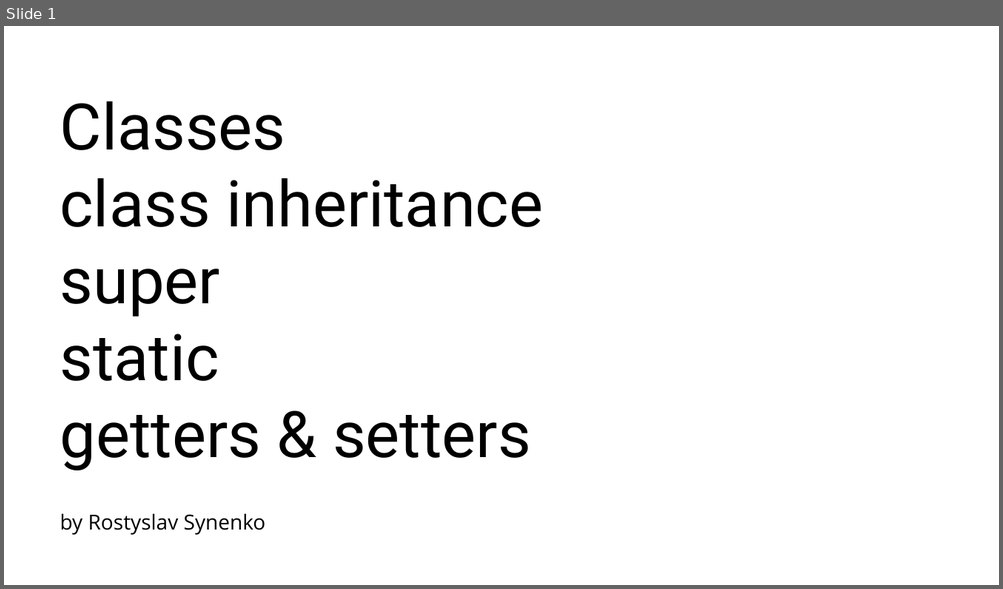
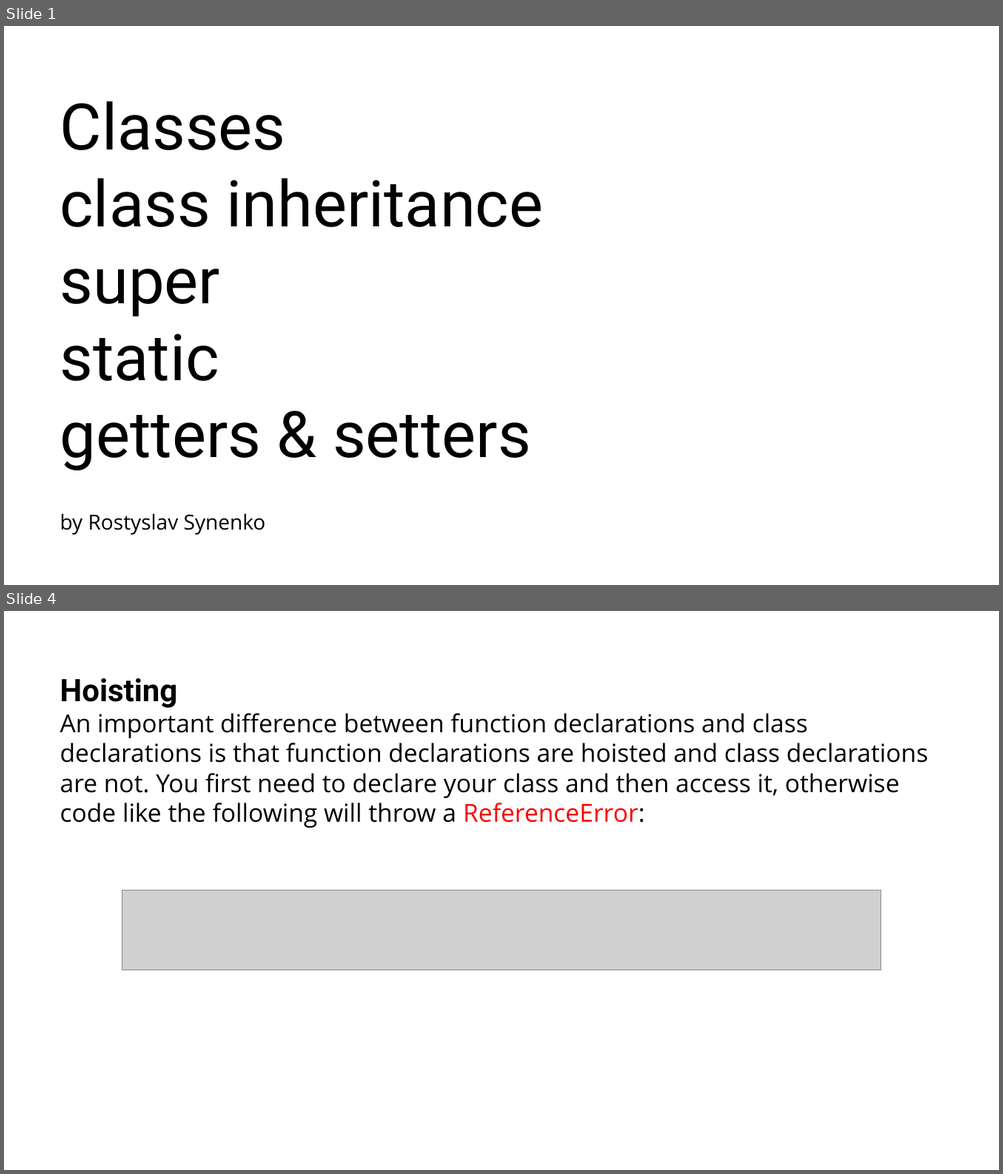
Before and after one commit to RostyslavSynenko/Lv-469.NodeJS, a slide deck: presentations/Classes.pptx. Shown one above the other, each under a label of ours: slide 1 before the commit, slides 1 and 4 after it; the slides between them are not shown. The pictures are 1003x589 and 1003x1174 pixels, drawn with LibreOffice and Linux fonts; fonts in the diff are those of the drawing; grey boxes stand for pictures; background and template pictures are left out. Boxes give left, top, right and bottom in pixels: in the first picture for what was removed or moved away, otherwise in the second. Text is boxed around its words. In the diff, an @@ line names an element or a change of style, - is before the commit and + after.

```diff
--- a/presentations/Classes.pptx
+++ b/presentations/Classes.pptx
@@ slide 4 added at (4,611,999,1170), background #FFFFFF @@
@@ title added at (60,678,928,828), 24 pt, text #000000 @@
+Hoisting
+An important difference between function declarations and class declarations is that function declarations are hoisted and class declarations are not. You first need to declare your class and then access it, otherwise code like the following will throw a ReferenceError:
@@ picture added at (122,891,881,971) @@
```
Also in this commit, not shown: 1 slide changed, 13 other slides added.
